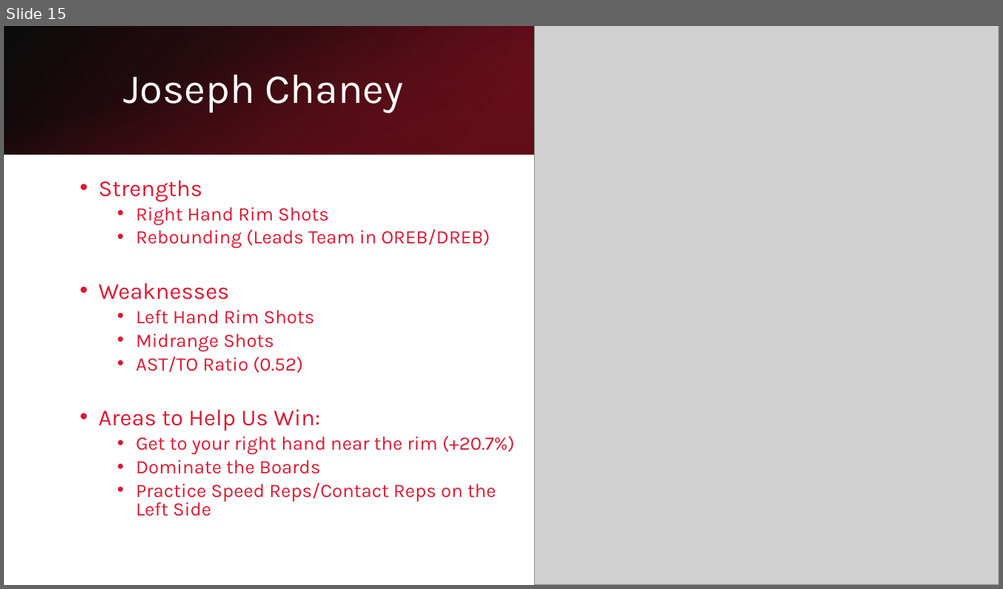
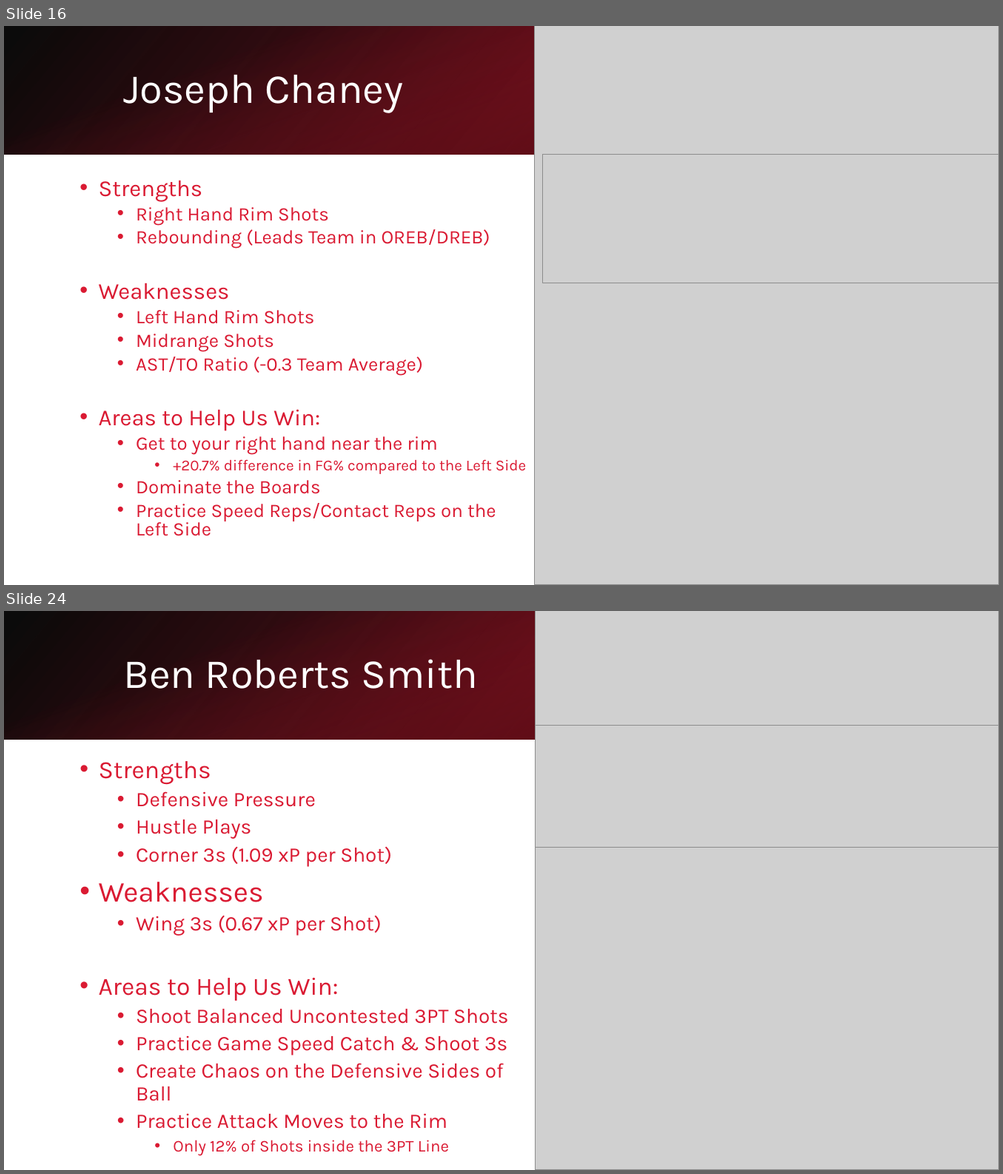
Before and after one commit to apurvis14/Jackson-Prep-Basketball-Analytics, a slide deck: Midseason Analytics Overview.pptx. Shown one above the other, each under a label of ours: slide 15 before the commit, slides 16 and 24 after it; the slides between them are not shown. The pictures are 1003x589 and 1003x1174 pixels, drawn with LibreOffice and Linux fonts; fonts in the diff are those of the drawing; grey boxes stand for pictures. Boxes give left, top, right and bottom in pixels: in the first picture for what was removed or moved away, otherwise in the second. Text is boxed around its words. In the diff, an @@ line names an element or a change of style, - is before the commit and + after.

```diff
--- a/Midseason Analytics Overview.pptx
+++ b/Midseason Analytics Overview.pptx
@@ slide 24 added at <box>4,611,999,1170</box>, background #FFFFFF @@
@@ rectangle added at <box>4,611,999,739</box>, fill gradient #000000 to #A31326 @@
@@ rectangle added at <box>4,612,998,740</box>, fill gradient #DA1A32 to #000000 @@
@@ picture added at <box>535,611,999,1170</box> @@
@@ rectangle added at <box>667,611,999,739</box>, fill gradient #6D0D19 to #DA1A32 @@
@@ title added at <box>123,659,478,689</box>, 40 pt, text #FFFFFF @@
+Ben Roberts Smith
@@ picture added at <box>535,725,999,848</box> @@
@@ text added at <box>99,761,508,1156</box>, 20 pt, text #DA1A32 @@
+• Strengths
+  • Defensive Pressure
+  • Hustle Plays
+  • Corner 3s (1.09 xP per Shot)
+• Weaknesses
+  • Wing 3s (0.67 xP per Shot)
+• Areas to Help Us Win:
+  • Shoot Balanced Uncontested 3PT Shots
+  • Practice Game Speed Catch & Shoot 3s
+  • Create Chaos on the Defensive Sides of Ball
+  • Practice Attack Moves to the Rim
+    • Only 12% of Shots inside the 3PT Line
@@ what was slide 15 is now slide 16 @@
@@ slide 16 changed as well @@
@@ picture added at <box>543,154,999,283</box> @@
@@ text at <box>136,357,423,376</box>: text changed @@
-  • AST/TO Ratio (0.52)
+  • AST/TO Ratio (-0.3 Team Average)
@@ text at <box>136,437,526,474</box>: text changed; size 18.5 to 14.8 pt @@
-  • Get to your right hand near the rim (+20.7%)
+  • Get to your right hand near the rim
+    • +20.7% difference in FG% compared to the Left Side
```
Also in this commit, not shown: 3 other slides changed, 9 other slides added, 2 other files.
